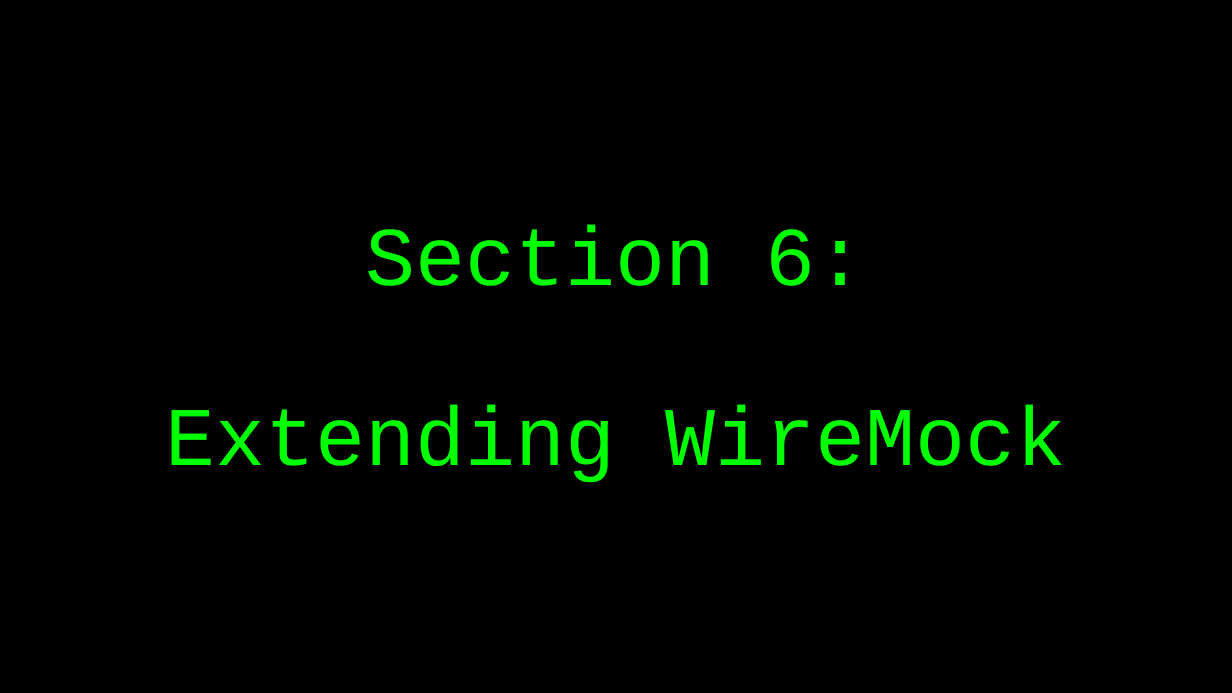
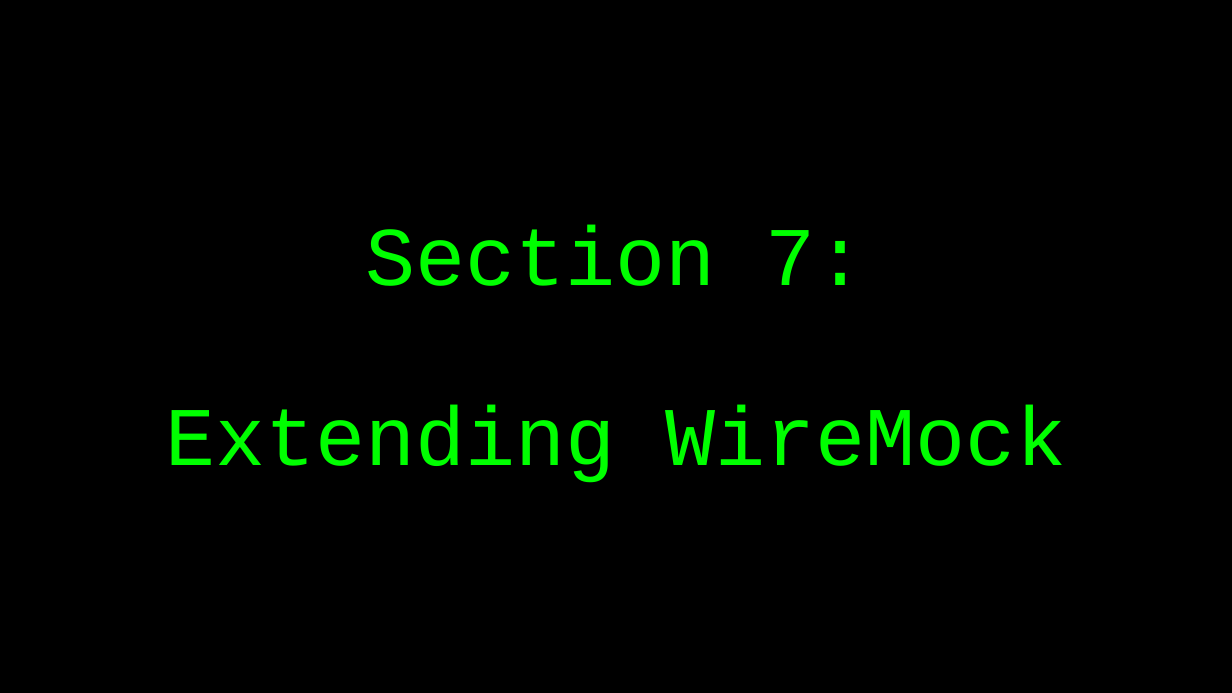
Before and after one commit to basdijkstra/wiremock-workshop, a slide deck: slide 63 of wiremock_workshop.pptx (slide 59 before the commit). Drawn at 1232x693 pixels with LibreOffice and Linux fonts; fonts in the diff are those of the drawing. Boxes give left, top, right and bottom in pixels: in the first picture for what was removed or moved away, otherwise in the second. Text is boxed around its words. In the diff, an @@ line names an element or a change of style, - is before the commit and + after.

```diff
--- a/wiremock_workshop.pptx
+++ b/wiremock_workshop.pptx
@@ title at <box>165,225,1066,483</box>: text changed @@
-Section 6:
-Extending WireMock
+Section 7:
+Extending WireMock
```
Also in this commit, not shown: 5 other slides changed, 4 slides added, 2 other files.
